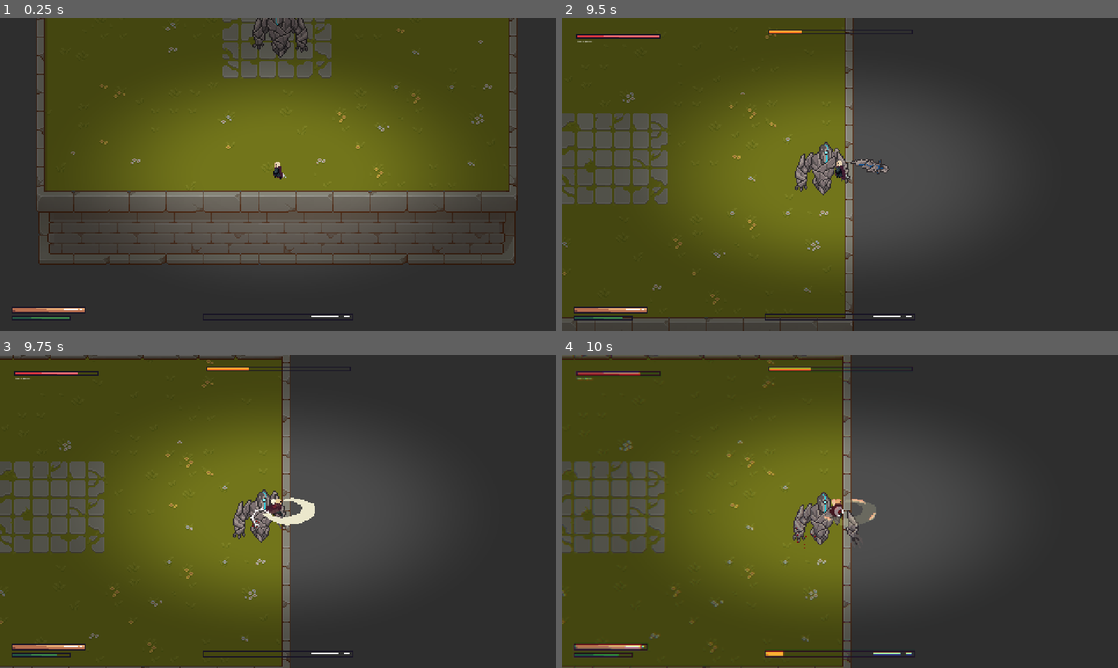
Above: before the commit, frames 1-4 (two rows, left to right).
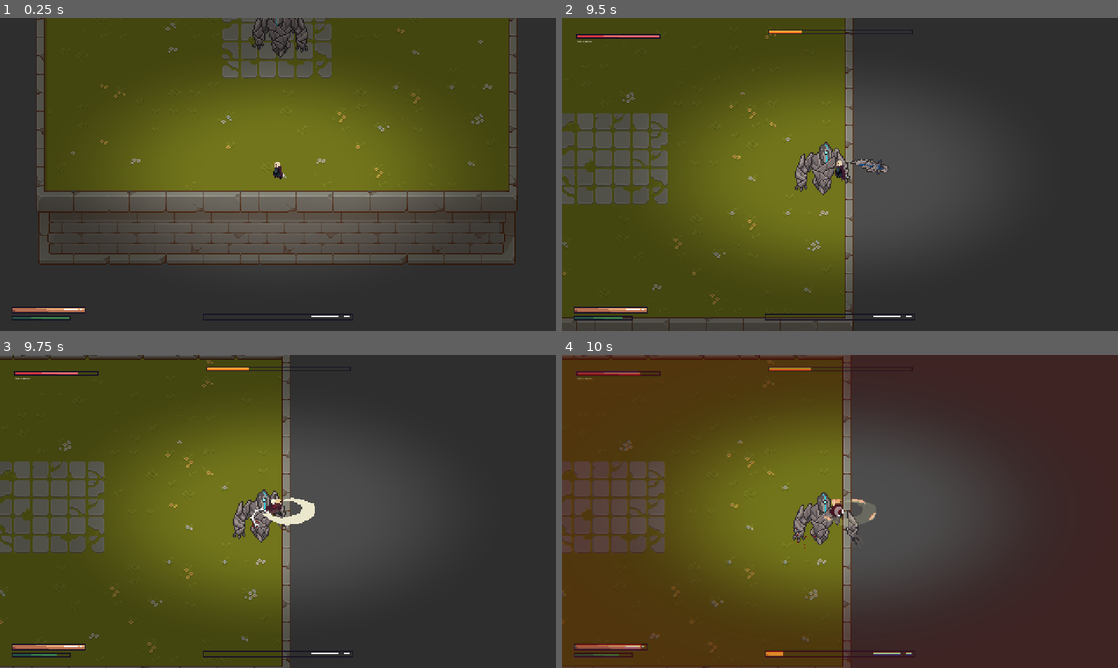
Above: after the commit, the same moments.

Repository: vyskof/parrybound
Game: Godot game, scene res://world_2.tscn
Two runs of this game, one before a commit and one after it. Both use one fixed random seed, a clock stepped at 60 frames per second and the inputs below. This scene is started directly instead of the project's main scene.
Inputs (mouse positions are in pixels of both pictures, inside the frame that each line leads up to):
- Up to frame 1 (0.25 s): no input
- Up to frame 2 (9.5 s): move the mouse to (962, 158) at 0.52 s; hold Right (ui_right) 0.53-1.28 s; click (962, 158) at 0.6 s; move the mouse to (728, 190) at 1.27 s; hold Down (ui_down) 1.28-2.03 s; tap Space (dodge) at 1.35, 4.35, 7.35 s; move the mouse to (895, 105) at 2.02 s; hold Right (ui_right) 2.03-2.78 s; hold E (interact) 2.03-2.78 s; move the mouse to (812, 237) at 2.77 s; hold Up (ui_up) 2.78-3.53 s; right-click (812, 237) at 2.85 s; move the mouse to (1006, 221) at 3.52 s; hold Left (ui_left) 3.53-5.03 s; click (1006, 221) at 3.6 s; move the mouse to (673, 127) at 4.27 s; move the mouse to (867, 174) at 5.02 s; hold Down (ui_down) 5.03-5.78 s; hold E (interact) 5.03-5.78 s; move the mouse to (756, 96) at 5.77 s; hold Right (ui_right) 5.78-6.53 s; right-click (756, 96) at 5.85 s; move the mouse to (962, 158) at 6.52 s; hold Up (ui_up) 6.53-7.28 s; click (962, 158) at 6.6 s; move the mouse to (728, 190) at 7.27 s; hold Right (ui_right) 7.28-8.03 s; move the mouse to (895, 105) at 8.02 s; hold Down (ui_down) 8.03-8.78 s; hold E (interact) 8.03-8.78 s; move the mouse to (812, 237) at 8.77 s; hold Left (ui_left) from 8.78 s (still down); right-click (812, 237) at 8.85 s
- Up to frame 3 (9.75 s): move the mouse to (444, 558) at 9.52 s; release Left (ui_left) at 9.53 s; hold Up (ui_up) from 9.53 s (still down); click (444, 558) at 9.6 s
- Up to frame 4 (10 s): keep holding Up (ui_up)

Frames 1-3 are identical in both runs. In frame 4, 0.4% of the frame differs, in the area x 2-63%, y 4-97%.
Error in both runs: Invalid access to property or key 'world' on a base object of type 'Dictionary'. (res://saving_system/game_manager.gd:182)

Commit message:
damage bary na stranach

Diff:
--- a/boss - Reaper/grim_boss.gd
+++ b/boss - Reaper/grim_boss.gd
@@ -34,8 +34,5 @@
 	get_parent().add_child(effect)
 	effect.global_position = pos
 
-func _on_posture_broken() -> void:
-	stats.posture        = 0.0
-	_posture_regen_timer = 0.0
+func _on_boss_staggered() -> void:
 	_spawn_effect(Stagger_effect, $AnimatedSprite2D.global_position)
-	_state_machine.change_state("Stagger")
--- a/boss - golem/golem_boss.gd
+++ b/boss - golem/golem_boss.gd
@@ -62,8 +62,3 @@
 	var effect := scene.instantiate() as Node2D
 	get_parent().add_child(effect)
 	effect.global_position = pos
-
-func _on_posture_broken() -> void:
-	stats.posture        = 0.0
-	_posture_regen_timer = 0.0
-	_state_machine.change_state("Stagger")
--- a/character/character.gd
+++ b/character/character.gd
@@ -55,6 +55,8 @@
 const RIPOSTE_ATTACK_SPEED   := 1.4
 const RIPOSTE_LUNGE_DISTANCE := 14.0
 
+const LOW_HEALTH_RATIO    := 0.20
+
 const AFTERIMAGE_INTERVAL := 0.05
 const AFTERIMAGE_SCENE    := preload("res://effects/dodge_afterimage.tscn")
 
@@ -111,6 +113,7 @@
 
 var _attack_just_started: bool = false
 var _attack_sequence_id: int = 0
+var _low_health_active: bool = false
 
 var _is_intro_locked: bool = false
 
@@ -378,6 +381,7 @@
 		return
 	stats.health -= damage
 	_add_regain_pool(damage)
+	_pulse_damage_vignette(damage)
 	_feedback.play_hit_feedback(global_position)
 	if not _is_staggered:
 		_flash_red()
@@ -431,6 +435,7 @@
 			var pdmg := combat_data.posture_damage   if combat_data else 5.0
 			stats.health  -= dmg
 			_add_regain_pool(dmg)
+			_pulse_damage_vignette(dmg)
 			stats.posture += pdmg
 			_posture_regen_timer = 0.0
 			if hitbox and combat_data and combat_data.knockback_force > 0.0:
@@ -637,6 +642,7 @@
 func _on_health_changed(new_health: float) -> void:
 	_health_bar.value = new_health
 	_update_regain_bar()
+	_update_low_health_vignette(new_health)
 
 
 func _on_posture_changed(new_posture: float) -> void:
@@ -644,10 +650,27 @@
 
 
 func _on_no_health() -> void:
+	DamageVignette.stop_low_health_pulse()
 	set_deferred("process_mode", Node.PROCESS_MODE_DISABLED)
 	hide()
 	remove_from_group("player")
 	get_tree().root.add_child(SCENE_DEATH.instantiate())
+
+
+func _pulse_damage_vignette(damage_amount: float) -> void:
+	var ratio := clampf(damage_amount / stats.max_health, 0.0, 1.0)
+	var intensity := clampf(0.15 + ratio * 1.2, 0.15, 0.85)
+	DamageVignette.pulse(intensity)
+
+func _update_low_health_vignette(new_health: float) -> void:
+	var is_low := new_health > 0.0 and new_health <= stats.max_health * LOW_HEALTH_RATIO
+	if is_low == _low_health_active:
+		return
+	_low_health_active = is_low
+	if is_low:
+		DamageVignette.start_low_health_pulse()
+	else:
+		DamageVignette.stop_low_health_pulse()
 
 
 func _on_posture_broken() -> void:
--- /dev/null
+++ b/effects/damage_vignette_overlay.gd
@@ -0,0 +1,28 @@
+extends CanvasLayer
+
+@onready var _rect: ColorRect = $Rect
+var _low_health_tween: Tween
+
+func pulse(peak_intensity: float, duration: float = 0.35) -> void:
+	if not _rect or not _rect.material:
+		return
+	var tween := create_tween()
+	tween.tween_method(_apply_intensity, peak_intensity, 0.0, duration)\
+		.set_trans(Tween.TRANS_QUAD).set_ease(Tween.EASE_OUT)
+
+func start_low_health_pulse() -> void:
+	if _low_health_tween and _low_health_tween.is_running():
+		return
+	_low_health_tween = create_tween().set_loops()
+	_low_health_tween.tween_method(_apply_intensity, 0.0, 0.35, 0.6).set_trans(Tween.TRANS_SINE)
+	_low_health_tween.tween_method(_apply_intensity, 0.35, 0.0, 0.6).set_trans(Tween.TRANS_SINE)
+
+func stop_low_health_pulse() -> void:
+	if _low_health_tween:
+		_low_health_tween.kill()
+		_low_health_tween = null
+	_apply_intensity(0.0)
+
+func _apply_intensity(value: float) -> void:
+	if _rect and _rect.material:
+		_rect.material.set_shader_parameter("intensity", value)
--- /dev/null
+++ b/effects/damage_vignette_overlay.tscn
@@ -0,0 +1,24 @@
+[gd_scene format=3 uid="uid://g3n2j64oroke"]
+
+[ext_resource type="Script" uid="uid://cfibpon0erl4s" path="res://effects/damage_vignette_overlay.gd" id="1_s6uqo"]
+[ext_resource type="Shader" uid="uid://bi3jcmh420hnb" path="res://effects/vignette.gdshader" id="2_tvlsc"]
+
+[sub_resource type="ShaderMaterial" id="ShaderMaterial_s6uqo"]
+shader = ExtResource("2_tvlsc")
+shader_parameter/intensity = 0.0
+shader_parameter/radius = 1.10000004899012
+shader_parameter/softness = 0.90000004205148
+shader_parameter/vignette_color = Color(0.46963003, 0.012920001, 0.012920001, 1)
+
+[node name="DamageVignetteLayer" type="CanvasLayer" unique_id=15221576]
+layer = 3
+script = ExtResource("1_s6uqo")
+
+[node name="Rect" type="ColorRect" parent="." unique_id=1076679529]
+material = SubResource("ShaderMaterial_s6uqo")
+anchors_preset = 15
+anchor_right = 1.0
+anchor_bottom = 1.0
+grow_horizontal = 2
+grow_vertical = 2
+mouse_filter = 2
--- a/project.godot
+++ b/project.godot
@@ -21,6 +21,7 @@
 EncounterDirector="*uid://bckr700ke087w"
 VignetteOverlay="*uid://dx8g46erl34p7"
 ChromaticAberration="*uid://51g7y0j1movw"
+DamageVignette="*uid://g3n2j64oroke"
 
 [display]
 
--- a/shared(other)/boss_base.gd
+++ b/shared(other)/boss_base.gd
@@ -125,7 +125,11 @@
 	stats.posture = 0.0
 	_posture_regen_timer = 0.0
 	_apply_posture_break_knockback()
+	_on_boss_staggered()
 	_state_machine.change_state("Stagger")
+
+func _on_boss_staggered() -> void:
+	pass  # vec pro boss-specifický vizuál při staggeru (vlastní sprite burst atd.)
 
 func _apply_posture_break_knockback() -> void:
 	if not is_instance_valid(_player):
Not shown, added: effects/damage_vignette_overlay.gd.uid
